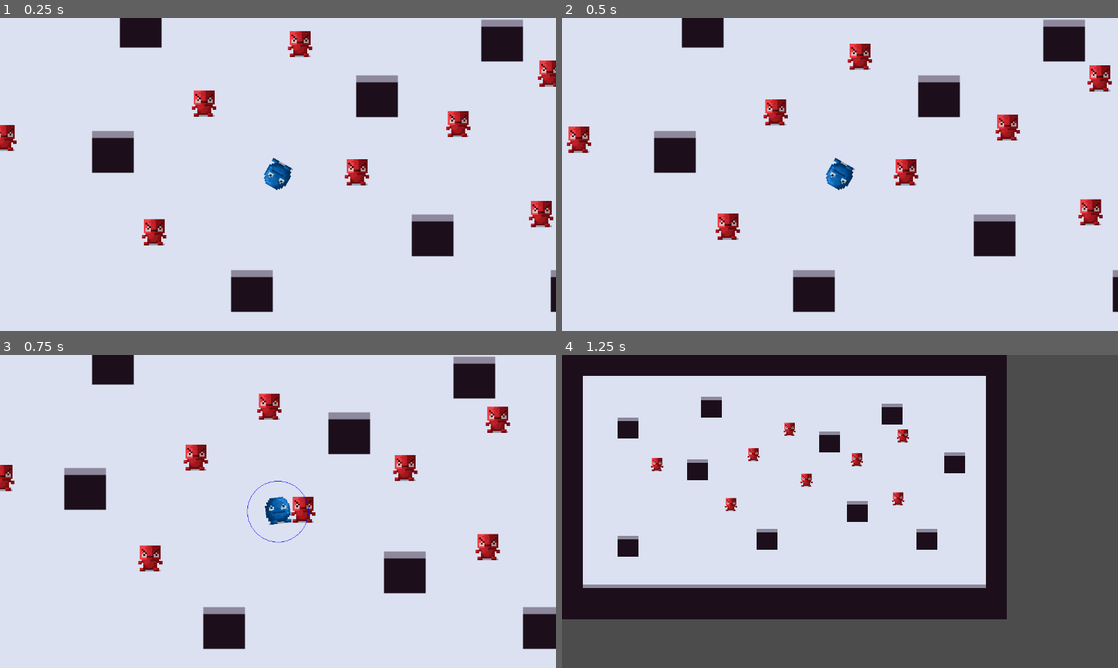
Above: before the commit, frames 1-4 (two rows, left to right).
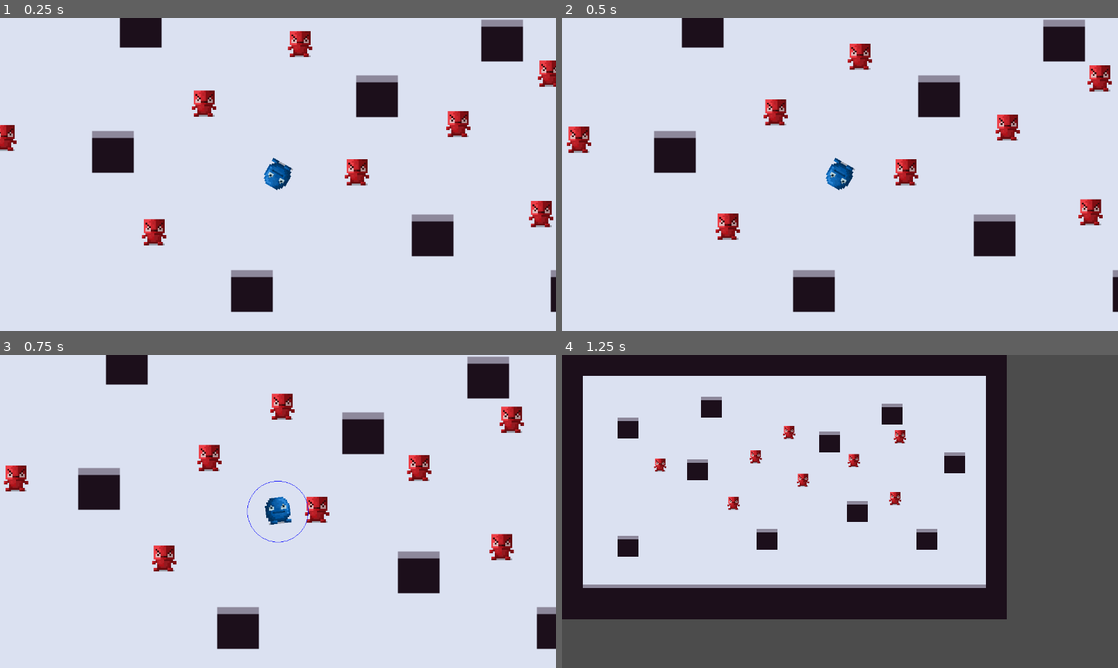
Above: after the commit, the same moments.

Repository: CertifiedIdiots/Bomber
Game: Godot game, scene res://Levels/Main.tscn
The game is run twice, just before and just after one commit, with the same random seed, the same clock (stepped at 60 frames per second) and the same inputs.
Inputs (mouse positions are in pixels of both pictures, inside the frame that each line leads up to):
- Up to frame 1 (0.25 s): no input
- Up to frame 2 (0.5 s): no input
- Up to frame 3 (0.75 s): move the mouse to (400, 495) at 0.52 s; hold D (move_right) from 0.53 s (still down); hold Right mouse button (shield) from 0.53 s (still down)
- Up to frame 4 (1.25 s): keep holding D (move_right); keep holding Right mouse button (shield)

Frames 1-2 are identical in both runs. In frame 3, 8.2% of the frame differs, in the area x 0-97%, y 0-94%; in frame 4, 0.8%.

Commit message:
add shield slow

Diff:
--- a/Scripts/PlayerController.gd
+++ b/Scripts/PlayerController.gd
@@ -42,5 +42,7 @@
 
 func _physics_process(delta):
 	velocity = Input.get_vector("move_left", "move_right", "move_up", "move_down") * move_speed
+	if Input.is_action_pressed("shield"):
+		velocity /= 2
 	velocity = move_and_slide(velocity)
 	look_at(get_global_mouse_position())
